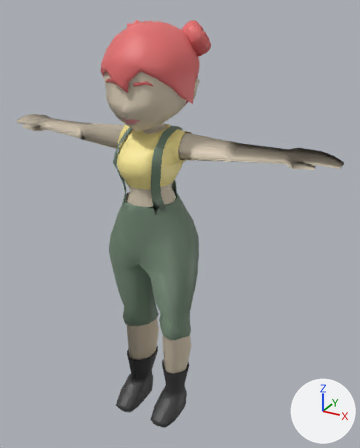
Renders of the FBX model Assets/Prefabs/Player.fbx from each side of a commit.
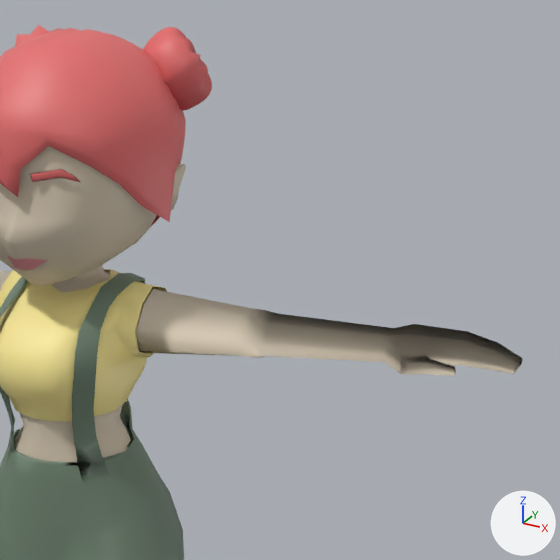
Old and new are each drawn whole from a 50 mm lens placed at (1.182, -1.915, 2.043), pointed at (-0.019, 0.27, 0.95) and again close up on the part from 33% to 100% of the width and 2% to 56% of the height. Lighting does not change. The marker at lower right points along +X, +Y and +Z. Where no turn or scale is listed for an object, it has been applied to the vertices.

The first close-up shows 'Body', 'Hair2', 'Pants2', 'Shirt'.
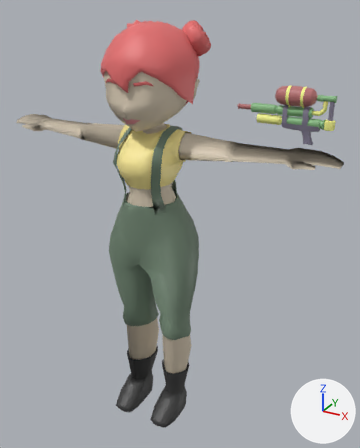
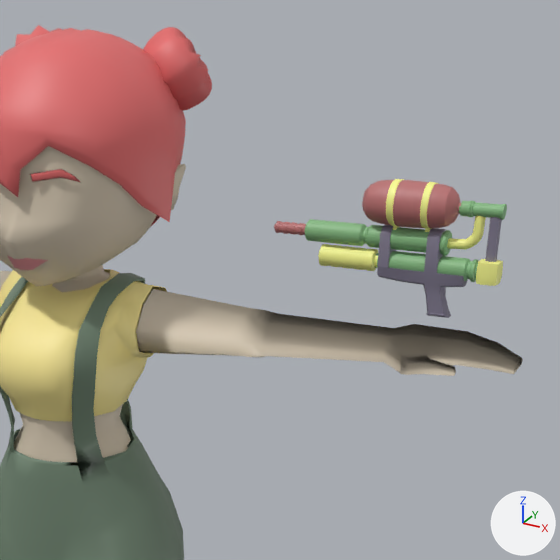
Pixel boxes (x1, y1, x2, y2) of what changed, in the close-ups (560 x 560 px):
'Gun', added: after (274, 179, 507, 318)
    faces in mat_gunstock (green #86bc83): (305, 201, 507, 282)
    faces in mat_guntank (pink #bc7373): (274, 180, 461, 235)
    faces in mat_gunhandle (grey #837d93): (377, 217, 502, 318)
    faces in mat_gungrip (yellow #fcff94): (318, 179, 503, 286)

The change, as a diff of the scene's bpy script:
```diff
--- a/Assets/Prefabs/Player.fbx.py
+++ b/Assets/Prefabs/Player.fbx.py
@@ mat_gunstock @@
+mat_gunstock = principled_material('Gunstock')
+mat_gunstock.base_color = (0.238, 0.5, 0.228)  # green #86bc83
@@ mat_guntank @@
+mat_guntank = principled_material('GunTank')
+mat_guntank.base_color = (0.5, 0.173, 0.173)  # pink #bc7373
@@ mat_gungrip @@
+mat_gungrip = principled_material('GunGrip')
+mat_gungrip.base_color = (0.977, 1.0, 0.295)  # yellow #fcff94
@@ mat_gunhandle @@
+mat_gunhandle = principled_material('GunHandle')
+mat_gunhandle.base_color = (0.226, 0.206, 0.29)  # grey #837d93
@@ me_mesh_007 @@
+me_mesh_007.from_pydata(...)  # 2377 vertices, 2326 faces; spans x -0.588..-0.032, y 0.035..0.143, z 0.81..1.116
+# faces by material slot: [785, 632, 799, 110]
+me_mesh_007.materials.append(mat_gunstock)  # green #86bc83
+me_mesh_007.materials.append(mat_guntank)  # pink #bc7373
+me_mesh_007.materials.append(mat_gungrip)  # yellow #fcff94
+me_mesh_007.materials.append(mat_gunhandle)  # grey #837d93
@@ ob_gun @@
+ob_gun = bpy.data.objects.new('Gun', me_mesh_007)
+ob_gun.location = (0.663, 0.698, 0.531)
```
